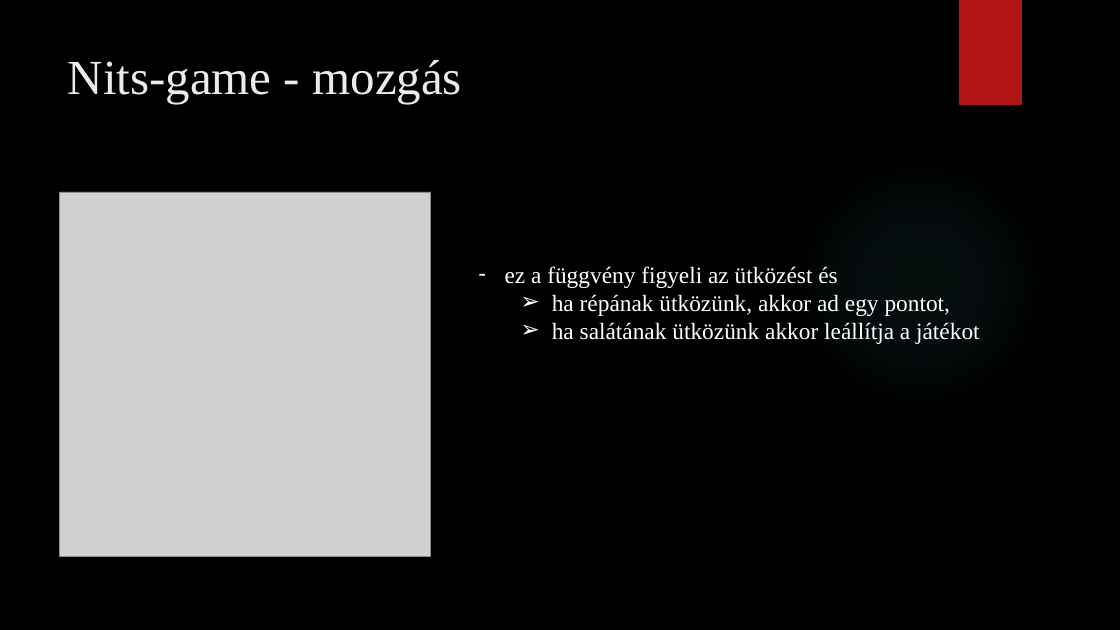
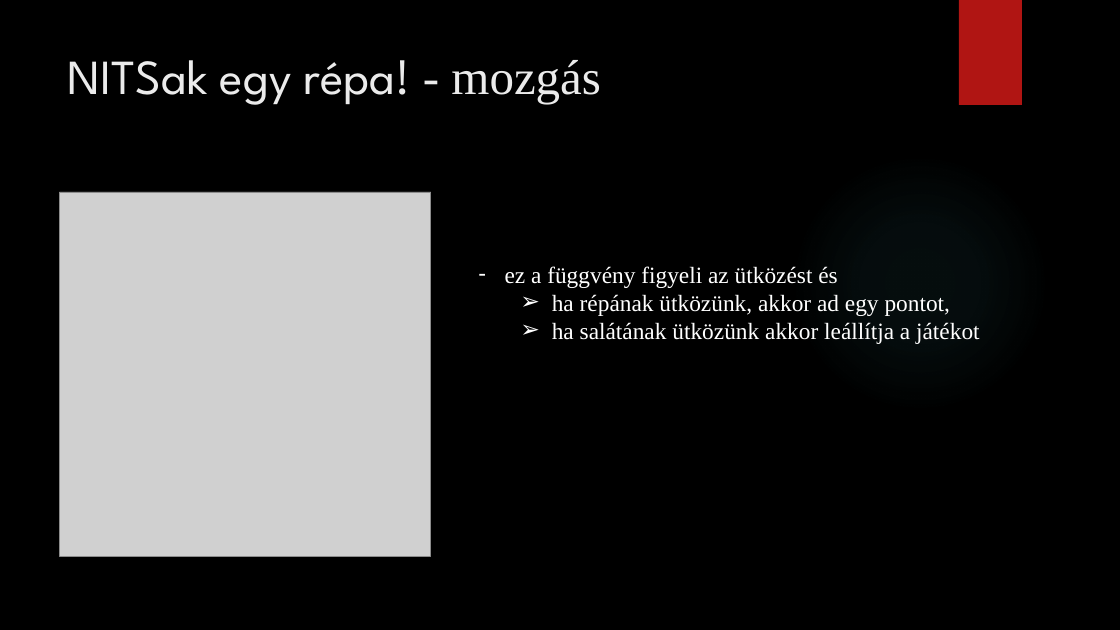
Before and after one commit to magyar-matyas/Jav-t-_projekt, a slide deck: slide 8 of Javító-Projekt.pptx. Drawn at 1120x630 pixels with LibreOffice and Linux fonts; fonts in the diff are those of the drawing; grey boxes stand for pictures; background and template pictures are left out. Boxes give left, top, right and bottom in pixels: in the first picture for what was removed or moved away, otherwise in the second. Text is boxed around its words. In the diff, an @@ line names an element or a change of style, - is before the commit and + after.

```diff
--- a/Javító-Projekt.pptx
+++ b/Javító-Projekt.pptx
@@ title at [68,60,601,105]: text changed; font Times New Roman to League Spartan @@
-Nits-game - mozgás
+NITSak egy répa! - mozgás
```
Also in this commit, not shown: 2 other slides changed, 2 other files.
